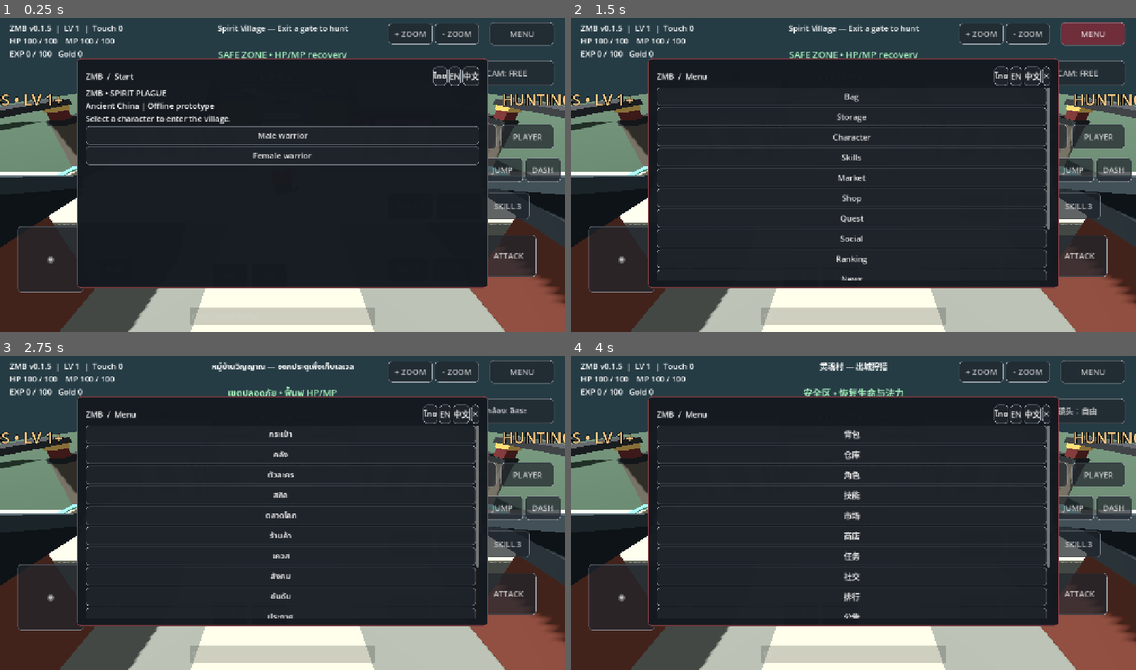
Above: before the commit, frames 1-4 (two rows, left to right).
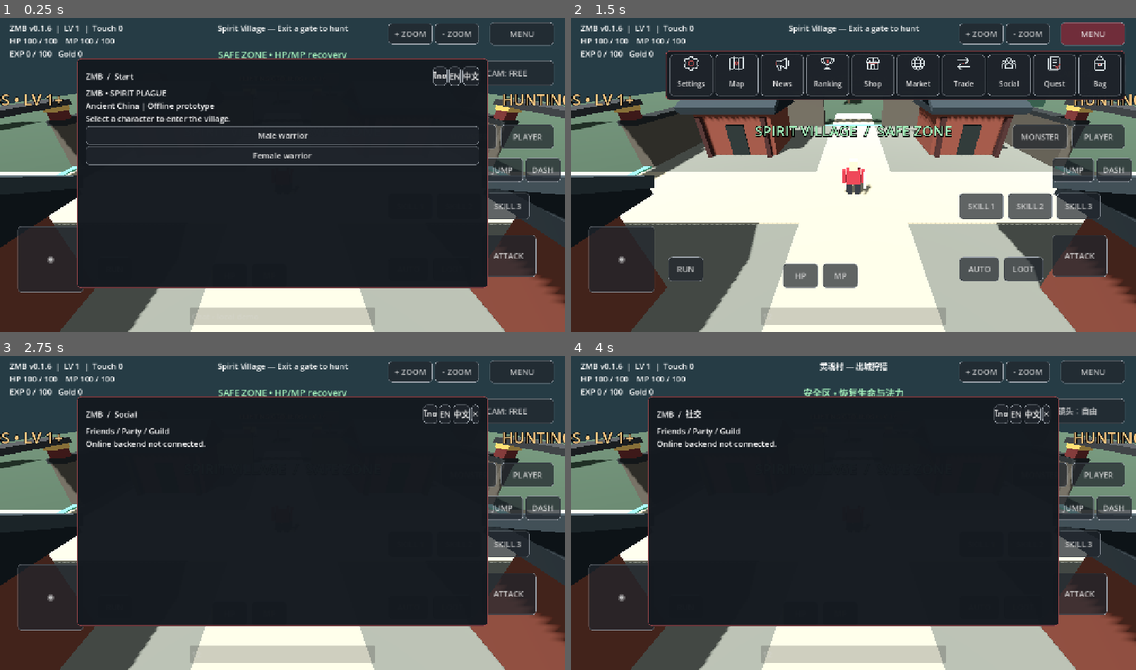
Above: after the commit, the same moments.

Repository: redfullmoon209-debug/ZMB
Game: Godot game, scene res://main.tscn
The game is run twice, just before and just after one commit, with the same random seed, the same clock (stepped at 60 frames per second) and the same inputs.
Inputs (mouse positions are in pixels of both pictures, inside the frame that each line leads up to):
- Up to frame 1 (0.25 s): no input
- Up to frame 2 (1.5 s): click (853, 316) at 0.52 s; type "12" at 0.6 s; click "MENU" at 1.25 s
- Up to frame 3 (2.75 s): click (429, 415) at 2 s, where only the run before the commit has a clickable "ไทย"
- Up to frame 4 (4 s): click "EN" at 2.75 s; click "中文" at 3.5 s

The runs differ from the first frame. In frame 1, less than 0.1% of the frame differs, in the area x 8-10%, y 2-5%; in frame 2, 46%, in the area x 8-98%, y 2-87%; in frame 3, 3.7%; in frame 4, 3.1%.

Commit message:
Add right-to-left icon menu and touch drag scrolling for long menus

Diff:
--- /dev/null
+++ b/assets/menu_icons/bag.svg
@@ -0,0 +1 @@
+<svg xmlns="http://www.w3.org/2000/svg" viewBox="0 0 48 48"><g fill="none" stroke="#dce5e8" stroke-width="2.8" stroke-linecap="round" stroke-linejoin="round"><rect x="10" y="14" width="28" height="29" rx="5"/><path d="M17 14V10a7 7 0 0 1 14 0v4M10 23h28M19 23v7h10v-7"/></g><path fill="#b64b4b" d="M21 25h6v3h-6z"/></svg>
--- /dev/null
+++ b/assets/menu_icons/map.svg
@@ -0,0 +1 @@
+<svg xmlns="http://www.w3.org/2000/svg" viewBox="0 0 48 48"><g fill="none" stroke="#dce5e8" stroke-width="2.8" stroke-linecap="round" stroke-linejoin="round"><path d="m5 10 13-4 12 4 13-4v32l-13 4-12-4-13 4V10zM18 6v32M30 10v32"/><circle cx="24" cy="23" r="4" stroke="#b64b4b"/></g></svg>
--- /dev/null
+++ b/assets/menu_icons/market.svg
@@ -0,0 +1 @@
+<svg xmlns="http://www.w3.org/2000/svg" viewBox="0 0 48 48"><g fill="none" stroke="#dce5e8" stroke-width="2.6" stroke-linecap="round" stroke-linejoin="round"><circle cx="24" cy="24" r="18"/><ellipse cx="24" cy="24" rx="8" ry="18"/><path d="M6 24h36M10 14h28M10 34h28"/></g></svg>
--- /dev/null
+++ b/assets/menu_icons/news.svg
@@ -0,0 +1 @@
+<svg xmlns="http://www.w3.org/2000/svg" viewBox="0 0 48 48"><g fill="none" stroke="#dce5e8" stroke-width="2.8" stroke-linecap="round" stroke-linejoin="round"><path d="M8 19h10l19-10v30L18 29H8zM18 29l4 13h-8l-4-13M42 18v12"/></g><path stroke="#b64b4b" stroke-width="3" d="M7 19v10"/></svg>
--- /dev/null
+++ b/assets/menu_icons/quest.svg
@@ -0,0 +1 @@
+<svg xmlns="http://www.w3.org/2000/svg" viewBox="0 0 48 48"><g fill="none" stroke="#dce5e8" stroke-width="2.8" stroke-linecap="round" stroke-linejoin="round"><path d="M13 6h25v34H13zM20 14h11M20 22h11M20 30h7M8 10v32h25"/><path stroke="#b64b4b" d="m28 33 4 4 7-9"/></g></svg>
--- /dev/null
+++ b/assets/menu_icons/ranking.svg
@@ -0,0 +1 @@
+<svg xmlns="http://www.w3.org/2000/svg" viewBox="0 0 48 48"><g fill="none" stroke="#dce5e8" stroke-width="2.8" stroke-linecap="round" stroke-linejoin="round"><path d="M14 7h20v10a10 10 0 0 1-20 0V7zM14 10H6v5a8 8 0 0 0 8 8M34 10h8v5a8 8 0 0 1-8 8M24 27v10M15 41h18l-3-4H18z"/></g><path fill="#b64b4b" d="m24 10 2 4 5 1-4 3 1 5-4-2-4 2 1-5-4-3 5-1z"/></svg>
--- /dev/null
+++ b/assets/menu_icons/settings.svg
@@ -0,0 +1 @@
+<svg xmlns="http://www.w3.org/2000/svg" viewBox="0 0 48 48"><g fill="none" stroke="#dce5e8" stroke-width="2.8" stroke-linecap="round" stroke-linejoin="round"><path d="m20 5 8 0 2 6 6 2 6-2 4 7-4 5v6l4 5-4 7-6-2-6 2-2 6h-8l-2-6-6-2-6 2-4-7 4-5v-6l-4-5 4-7 6 2 6-2 2-6z" transform="translate(2 0) scale(.91)"/><circle cx="24" cy="24" r="7" stroke="#b64b4b"/></g></svg>
--- /dev/null
+++ b/assets/menu_icons/shop.svg
@@ -0,0 +1 @@
+<svg xmlns="http://www.w3.org/2000/svg" viewBox="0 0 48 48"><g fill="none" stroke="#dce5e8" stroke-width="2.8" stroke-linecap="round" stroke-linejoin="round"><path d="M9 20v21h30V20M5 20l6-12h26l6 12H5zM15 20v-4M24 20V8M33 20v-4M19 41V28h10v13"/></g><path stroke="#b64b4b" stroke-width="3" d="M12 24h24"/></svg>
--- /dev/null
+++ b/assets/menu_icons/social.svg
@@ -0,0 +1 @@
+<svg xmlns="http://www.w3.org/2000/svg" viewBox="0 0 48 48"><g fill="none" stroke="#dce5e8" stroke-width="2.8" stroke-linecap="round" stroke-linejoin="round"><circle cx="24" cy="14" r="6"/><circle cx="10" cy="20" r="4"/><circle cx="38" cy="20" r="4"/><path d="M14 38v-5a10 10 0 0 1 20 0v5H14zM4 36v-5a7 7 0 0 1 9-6M44 36v-5a7 7 0 0 0-9-6"/></g></svg>
--- /dev/null
+++ b/assets/menu_icons/trade.svg
@@ -0,0 +1 @@
+<svg xmlns="http://www.w3.org/2000/svg" viewBox="0 0 48 48"><g fill="none" stroke="#dce5e8" stroke-width="3" stroke-linecap="round" stroke-linejoin="round"><path d="M7 15h32l-8-8M39 15l-8 8M41 33H9l8-8M9 33l8 8"/></g><path stroke="#b64b4b" stroke-width="3" d="M21 24h6"/></svg>
--- a/hud.gd
+++ b/hud.gd
@@ -20,6 +20,15 @@
 var diagnostic_timer := 0.0
 var browser_window: JavaScriptObject
 var start_button: Button
+var close_button: Button
+var modal_scroll: ScrollContainer
+var scroll_finger := -1
+var scroll_start := Vector2.ZERO
+var scroll_start_value := 0
+var scroll_dragged := false
+var swallow_scroll_release := false
+var menu_items: Dictionary = {}
+const MENU_PAGES = ["Bag","Quest","Social","Trade","Market","Shop","Ranking","News","Map","Settings"]
 var config := ConfigFile.new()
 var names := {"Bag":["กระเป๋า","Bag","背包"],"Storage":["คลัง","Storage","仓库"],"Character":["ตัวละคร","Character","角色"]," …(329 unchanged characters)…
 
@@ -180,8 +189,44 @@
 func _reset_touches():
 	captured_touches.clear()
 	camera_touches.clear()
+	scroll_finger=-1
+	scroll_dragged=false
+	swallow_scroll_release=false
 	joystick_finger = -1
 	game.stick = Vector2.ZERO
+
+func _modal_scroll_input(event: InputEvent) -> bool:
+	if not is_instance_valid(modal_scroll): return false
+	if event is InputEventScreenTouch:
+		if event.pressed and not event.canceled:
+			var bar := modal_scroll.get_v_scroll_bar()
+			if scroll_finger==-1 and modal_scroll.get_global_rect().has_point(event.position) and bar.max_value-bar.page>1:
+				scroll_finger=event.index
+				scroll_start=event.position
+				scroll_start_value=modal_scroll.scroll_vertical
+				scroll_dragged=false
+				swallow_scroll_release=false
+		elif scroll_finger==event.index:
+			var was_dragged := scroll_dragged
+			scroll_finger=-1
+			scroll_dragged=false
+			swallow_scroll_release=was_dragged
+			return was_dragged
+	elif event is InputEventScreenDrag and event.index==scroll_finger:
+		var displacement: float = event.position.y-scroll_start.y
+		if not scroll_dragged and absf(displacement)>12.0:
+			scroll_dragged=true
+			# Cancel an emulated press on a child button before scrolling so a
+			# swipe never accidentally activates a menu or a spin-box button.
+			var release := InputEventMouseButton.new()
+			release.button_index=MOUSE_BUTTON_LEFT
+			release.position=Vector2(-100,-100)
+			release.pressed=false
+			get_viewport().push_input(release,true)
+		if scroll_dragged:
+			modal_scroll.scroll_vertical=int(scroll_start_value-displacement)
+			return true
+	return false
 
 func _input(event: InputEvent):
 	if not is_instance_valid(joystick):
@@ -189,8 +234,16 @@
 	# Godot's mouse emulation represents only one finger. HUD controls use
 	# actual touch indices instead, while popup menus still use mouse emulation.
 	if event is InputEventMouse and event.device == InputEvent.DEVICE_ID_EMULATION:
+		if event is InputEventMouseButton and event.pressed: swallow_scroll_release=false
+		if scroll_dragged or swallow_scroll_release:
+			if event is InputEventMouseButton and not event.pressed: swallow_scroll_release=false
+			get_viewport().set_input_as_handled()
+			return
 		if not captured_touches.is_empty() or not camera_touches.is_empty():
 			get_viewport().set_input_as_handled()
+		return
+	if _modal_scroll_input(event):
+		get_viewport().set_input_as_handled()
 		return
 	if event is InputEventScreenTouch:
 		if not event.pressed or event.canceled:
@@ -216,7 +269,7 @@
 
 func _process(delta):
 	if not is_instance_valid(stats): return
-	stats.text="ZMB v0.1.5  |  LV %d  |  Touch %d\nHP %d / 100    MP %d / 100\nEXP %d / 100   Gold %d"%[game.level,captured_touches.size(),game.hp,game.mp,game.xp,game.coins]
+	stats.text="ZMB v0.1.6  |  LV %d  |  Touch %d\nHP %d / 100    MP %d / 100\nEXP %d / 100   Gold %d"%[game.level,captured_touches.size(),game.hp,game.mp,game.xp,game.coins]
 	camera_mode_button.text=(["กล้อง: ตามหลัง","CAM: FOLLOW","镜头：跟随"][lang] if game.camera_follow else ["กล้อง: อิสระ","CAM: FREE","镜头：自由"][lang])
 	var safe: bool = game.in_safe_zone()
 	zone_label.text=(["เขตปลอดภัย • ฟื้นฟู HP/MP","SAFE ZONE • HP/MP recovery","安全区 • 恢复生命与法力"][lang] if safe else ["เขตล่ามอนสเตอร์ • LV 1+","HUNTING ZONE • LV 1+","狩猎区 • LV 1+"][lang])
@@ -233,7 +286,10 @@
 		var controls := {}
 		for b in buttons: controls[b.get_meta("hud_key",b.text)] = _web_rect(b)
 		if is_instance_valid(start_button): controls["START"] = _web_rect(start_button)
-		var d := {"version":"0.1.5","ready":true,"started":game.started,"safe":safe,"hp":game.hp,"mp":game.mp,"camera_follow":game.camera_follow,"pitch":game.pitch,"yaw":game.yaw,"facing":game.player_visual.rotation.y,"controls":controls,"stick":[game.stick.x,game.stick.y],"touches":captured_touches.size(),"position":[game.player.position.x,game.player.position.y,game.player.position.z],"velocity":[game.player.velocity.x,game.player.velocity.y,game.player.velocity.z]}
+		if is_instance_valid(close_button): controls["CLOSE"] = _web_rect(close_button)
+		var menu_rects := {}
+		for key in menu_items: menu_rects[key]=_web_rect(menu_items[key])
+		var d := {"version":"0.1.6","ready":true,"started":game.started,"safe":safe,"hp":game.hp,"mp":game.mp,"camera_follow":game.camera_follow,"pitch":game.pitch,"yaw":game.yaw,"facing":game.player_visual.rotation.y,"page":selected_page,"menu_items":menu_rects,"scroll_rect":_web_rect(modal_scroll) if is_instance_valid(modal_scroll) else [],"scroll_value":modal_scroll.scroll_vertical if is_instance_valid(modal_scroll) else 0,"controls":controls,"stick":[game.stick.x,game.stick.y],"touches":captured_touches.size(),"position":[game.player.position.x,game.player.position.y,game.player.position.z],"velocity":[game.player.velocity.x,game.player.velocity.y,game.player.velocity.z]}
 		var payload := JSON.stringify(d)
 		if browser_window != null:
 			browser_window.zmbDiagnosticsJSON = payload
@@ -241,6 +297,11 @@
 func close_page():
 	if is_instance_valid(panel): panel.queue_free()
 	panel=null
+	close_button=null
+	modal_scroll=null
+	menu_items.clear()
+	scroll_finger=-1
+	scroll_dragged=false
 	selected_page=""
 
 func add_button(parent:Node,t:String,action:Callable):
@@ -268,7 +329,40 @@
 		g.add_child(b)
 	return g
 
+func build_quick_menu():
+	# A single horizontal strip, with the first category anchored on the
+	# right next to MENU. All categories fit within the landscape viewport.
+	panel.position=Vector2(215,82)
+	panel.size=Vector2(1040,112)
+	panel.z_index=20
+	var margin := MarginContainer.new()
+	for side in ["left","right","top","bottom"]:
+		margin.add_theme_constant_override("margin_"+side,8)
+	panel.add_child(margin)
+	var row := HBoxContainer.new()
+	row.layout_direction=Control.LAYOUT_DIRECTION_RTL
+	row.add_theme_constant_override("separation",6)
+	margin.add_child(row)
+	for key in MENU_PAGES:
+		var b := Button.new()
+		b.text=trn(key)
+		b.tooltip_text=trn(key)
+		b.custom_minimum_size=Vector2(82,94)
+		b.size_flags_horizontal=Control.SIZE_EXPAND_FILL
+		b.clip_text=true
+		b.icon=load("res://assets/menu_icons/"+key.to_lower()+".png")
+		b.icon_alignment=HORIZONTAL_ALIGNMENT_CENTER
+		b.vertical_icon_alignment=VERTICAL_ALIGNMENT_TOP
+		b.add_theme_constant_override("icon_max_width",38)
+		b.add_theme_font_size_override("font_size",16)
+		b.pressed.connect(func():open_page(key))
+		row.add_child(b)
+		menu_items[key]=b
+
 func open_page(page:String):
+	if page=="Menu" and selected_page=="Menu":
+		close_page()
+		return
 	joystick_finger = -1
 	camera_touches.clear()
 	game.stick = Vector2.ZERO
@@ -276,6 +370,9 @@
 	selected_page=page
 	panel=PanelContainer.new()
 	root.add_child(panel)
+	if page=="Menu":
+		build_quick_menu()
+		return
 	panel.position=Vector2(175,100)
 	panel.size=Vector2(930,520)
 	panel.z_index=10
@@ -292,8 +389,10 @@
 	header.add_child(title)
 	for i in range(3):
 		add_button(header,["ไทย","EN","中文"][i],func(): lang=i; config.set_value("ui","lang",lang); config.save("user://zmb.cfg"); open_page(page))
-	if page not in ["Start","Revive"]: add_button(header,"✕",close_page)
+	if page not in ["Start","Revive"]: close_button=add_button(header,"✕",close_page)
 	var scroll := ScrollContainer.new()
+	modal_scroll=scroll
+	scroll.scroll_deadzone=12
 	scroll.size_flags_vertical=Control.SIZE_EXPAND_FILL
 	body.add_child(scroll)
 	var content := VBoxContainer.new()
@@ -304,8 +403,6 @@
 			add_text(content,"ZMB • SPIRIT PLAGUE\nAncient China | Offline prototype\nSelect a character to enter the village.")
 			start_button=add_button(content,"Male warrior",func():game.begin(true);close_page())
 			add_button(content,"Female warrior",func():game.begin(false);close_page())
-		"Menu":
-			for k in names.keys(): add_button(content,trn(k),func():open_page(k))
 		"Bag","Storage","Character","Skills":
 			var tabs := HBoxContainer.new()
 			content.add_child(tabs)
--- /dev/null
+++ b/menu_test.gd
@@ -0,0 +1,43 @@
+extends SceneTree
+
+func _initialize(): call_deferred("run")
+
+func run():
+	var world := (load("res://main.tscn") as PackedScene).instantiate()
+	root.add_child(world)
+	await process_frame
+	world.begin(true)
+	world.ui.close_page()
+	var hud = world.ui
+	hud.open_page("Menu")
+	await process_frame
+	await process_frame
+	assert(hud.menu_items.size()==10)
+	var last_x := 1300.0
+	for key in hud.MENU_PAGES:
+		var b: Button=hud.menu_items[key]
+		var rect := b.get_global_rect()
+		assert(b.icon!=null and rect.position.x<last_x and rect.position.x>=0 and rect.end.x<=1280)
+		last_x=rect.position.x
+	hud.menu_items["Settings"].pressed.emit()
+	await process_frame
+	await process_frame
+	assert(hud.selected_page=="Settings" and hud.modal_scroll!=null)
+	var scroll: ScrollContainer=hud.modal_scroll
+	var pos := scroll.get_global_rect().get_center()
+	var touch := InputEventScreenTouch.new()
+	touch.index=2
+	touch.position=pos
+	touch.pressed=true
+	root.push_input(touch,true)
+	var drag := InputEventScreenDrag.new()
+	drag.index=2
+	drag.position=pos-Vector2(0,160)
+	drag.relative=Vector2(0,-160)
+	root.push_input(drag,true)
+	assert(scroll.scroll_vertical>0 and hud.selected_page=="Settings")
+	touch.position=drag.position
+	touch.pressed=false
+	root.push_input(touch,true)
+	print("PASS: all ten right-to-left menu icons visible, selecting a category and dragging long menus works")
+	quit()
Binary file added: assets/menu_icons/bag.png
Binary file added: assets/menu_icons/map.png
Binary file added: assets/menu_icons/market.png
Binary file added: assets/menu_icons/news.png
Binary file added: assets/menu_icons/quest.png
Binary file added: assets/menu_icons/ranking.png
Binary file added: assets/menu_icons/settings.png
Binary file added: assets/menu_icons/shop.png
Binary file added: assets/menu_icons/social.png
Binary file added: assets/menu_icons/trade.png
